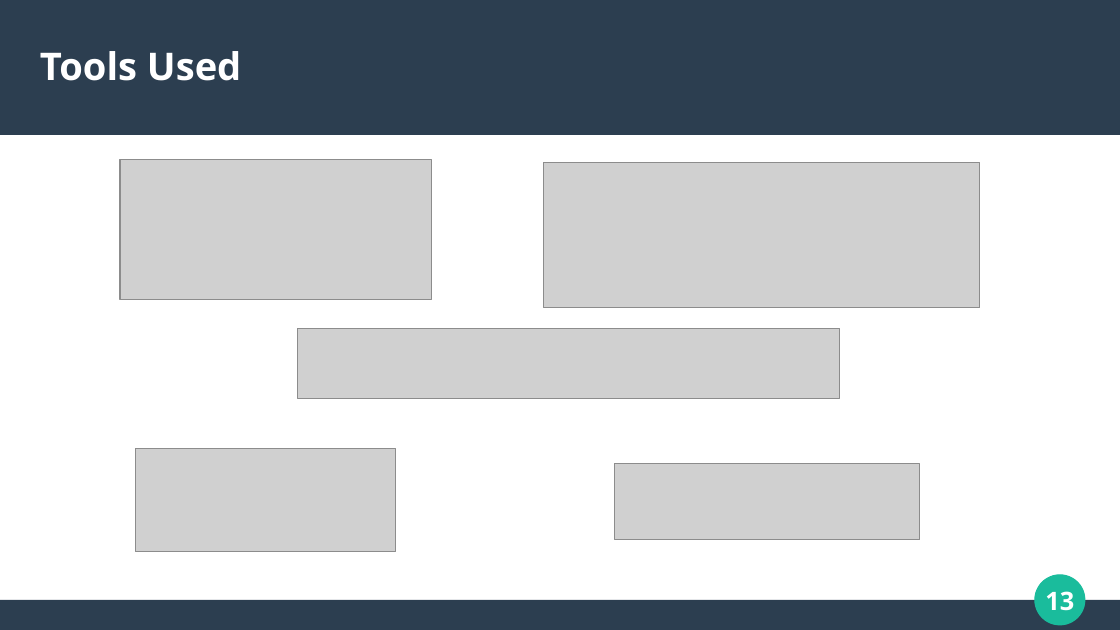
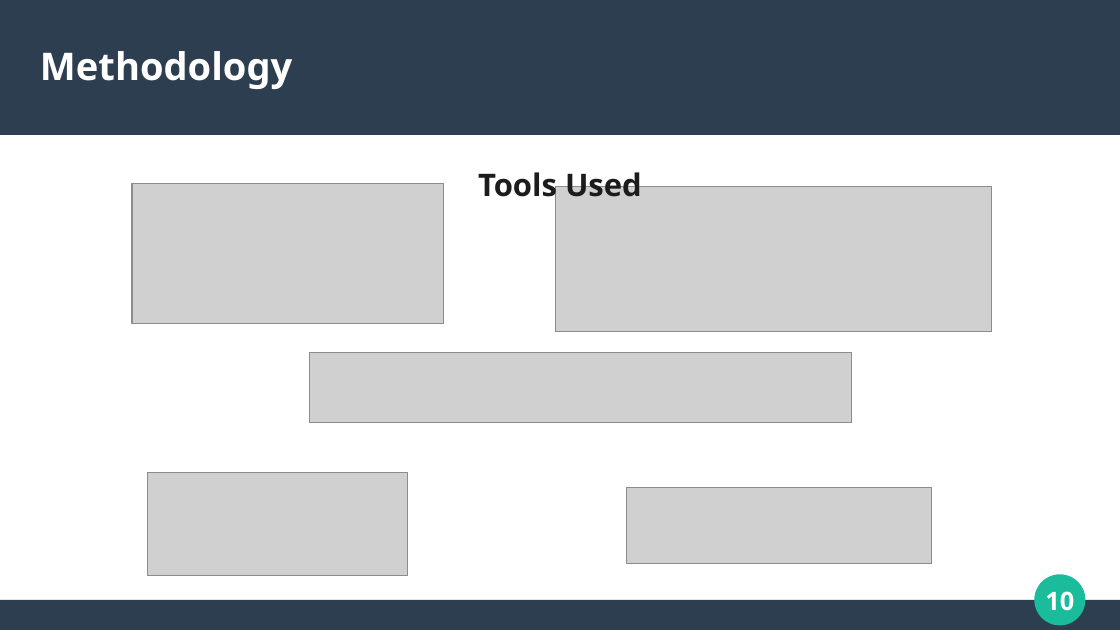
Before and after one commit to mohitlabs/Research, a slide deck: slide 10 of A Low Latency Digital Filter using Recurrent Neural Network/PPT/Presentation.pptx (slide 13 before the commit). Drawn at 1120x630 pixels with LibreOffice and Linux fonts; fonts in the diff are those of the drawing; grey boxes stand for pictures. Boxes give left, top, right and bottom in pixels: in the first picture for what was removed or moved away, otherwise in the second. Text is boxed around its words. In the diff, an @@ line names an element or a change of style, - is before the commit and + after.

```diff
--- a/A Low Latency Digital Filter using Recurrent Neural Network/PPT/Presentation.pptx
+++ b/A Low Latency Digital Filter using Recurrent Neural Network/PPT/Presentation.pptx
@@ title added at bbox=[40, 51, 292, 89], 27 pt, text #FFFFFF, bold @@
+Methodology
@@ text "Tools Used": place and size @@
-text "Tools Used" at bbox=[40, 51, 241, 81]
+text "Tools Used" at bbox=[478, 167, 642, 204]
@@ text "Tools Used" at bbox=[478, 167, 642, 204]: size 27 to 22 pt, text colour #FFFFFF to #1C1C1C; alignment left to centre @@
@@ 5 pictures: place and size @@
-5 pictures at bbox=[120, 160, 981, 552]
+5 pictures at bbox=[132, 184, 993, 576]
@@ page number at bbox=[1045, 591, 1074, 611]: text changed @@
-13
+10
```
Also in this commit, not shown: 3 other slides changed, 3 slides added, 1 slide removed.
